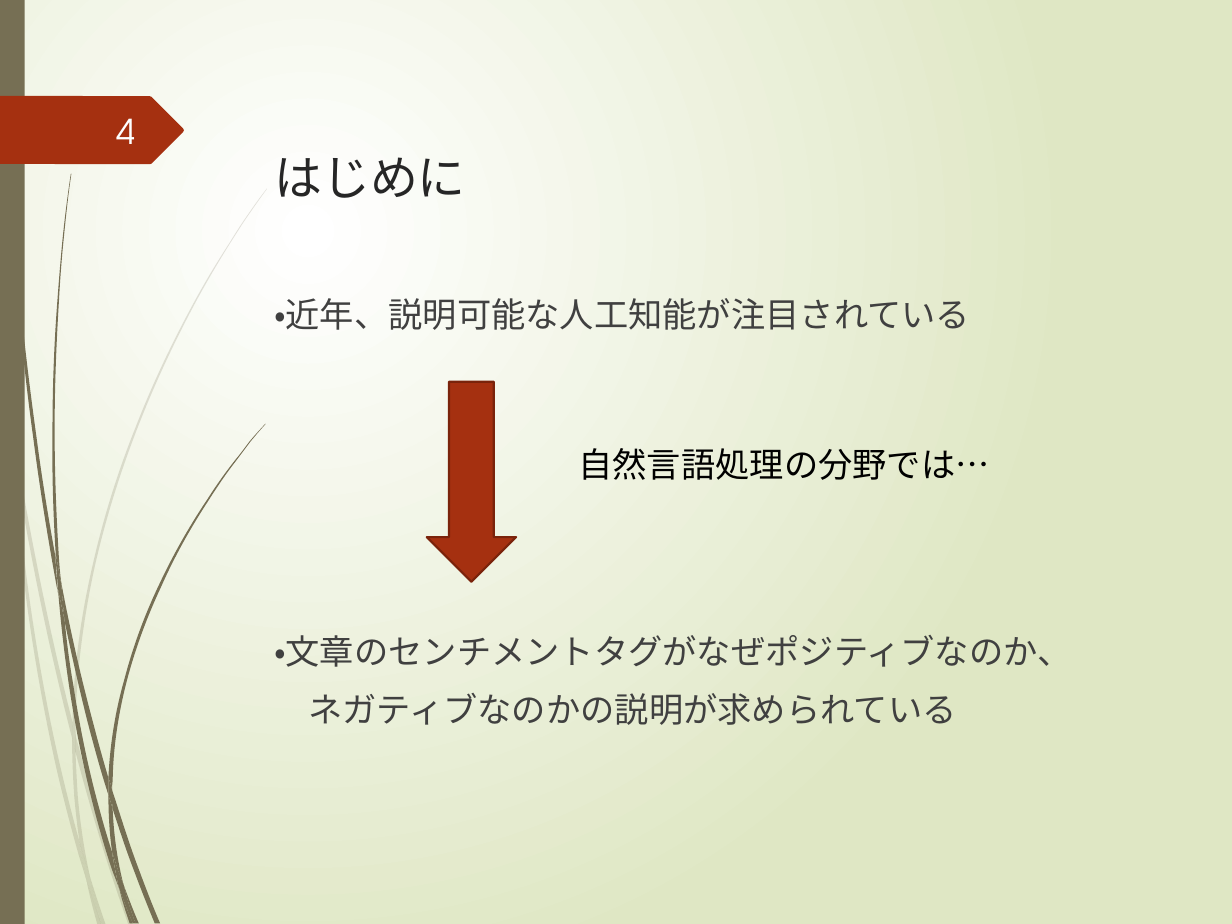
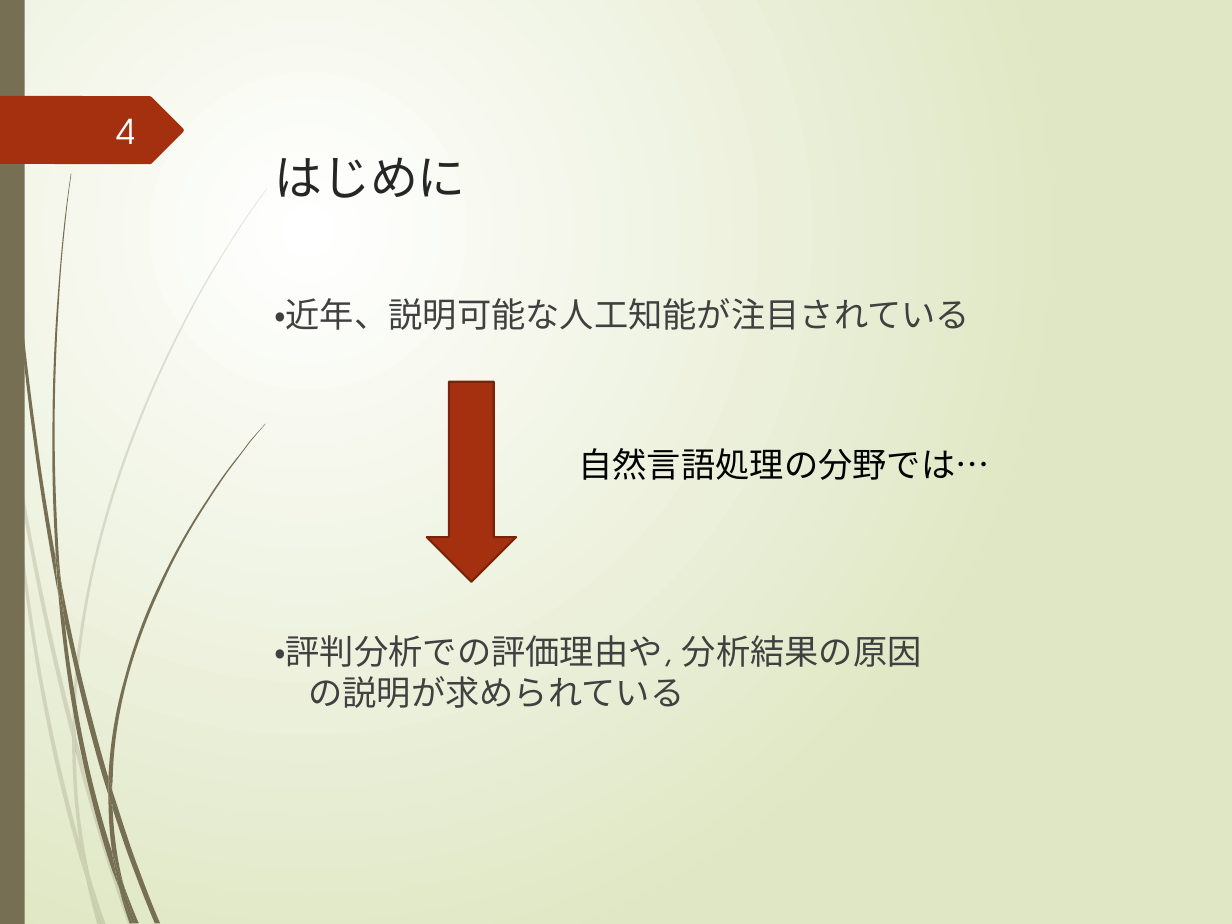
Before and after one commit to yuuki-kusumoto/kusumoto, a slide deck: slide 4 of 2021_prsn_2nd/後期研究発表会.pptx. Drawn at 1232x924 pixels with LibreOffice and Linux fonts; fonts in the diff are those of the drawing. Boxes give left, top, right and bottom in pixels: in the first picture for what was removed or moved away, otherwise in the second. Text is boxed around its words. In the diff, an @@ line names an element or a change of style, - is before the commit and + after.

```diff
--- a/2021_prsn_2nd/後期研究発表会.pptx
+++ b/2021_prsn_2nd/後期研究発表会.pptx
@@ text at (274,635,922,708): text changed @@
-・文章のセンチメントタグがなぜポジティブなのか、
-ネガティブなのかの説明が求められている
+・評判分析での評価理由や, 分析結果の原因
+の説明が求められている
```
Also in this commit, not shown: 22 other slides changed, 13 slides added, 1 slide removed.
